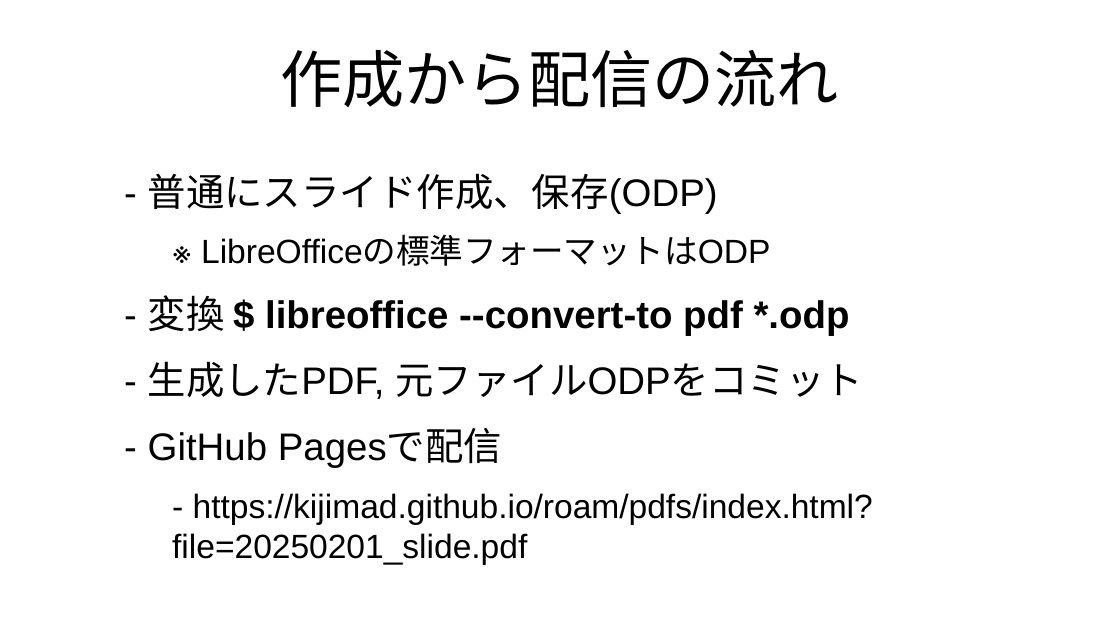
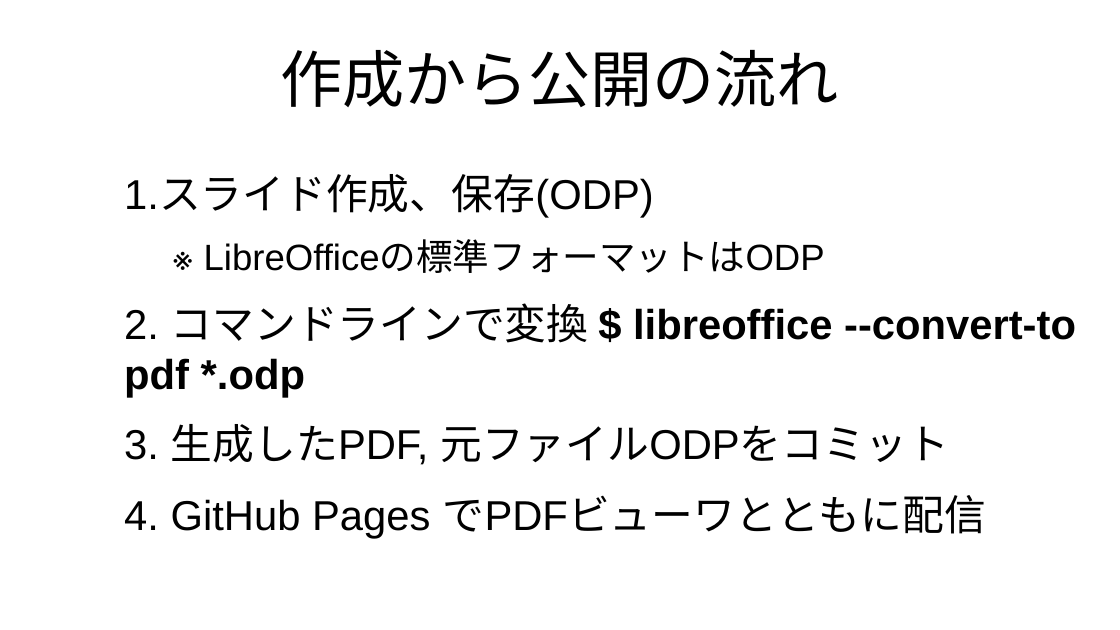
Before and after one commit to kijimaD/roam-ui, a slide deck: slide 10 of pages/pdfs/20250201_slide.odp. Drawn at 1120x630 pixels with LibreOffice and Linux fonts; fonts in the diff are those of the drawing. Boxes give left, top, right and bottom in pixels: in the first picture for what was removed or moved away, otherwise in the second. Text is boxed around its words. In the diff, an @@ line names an element or a change of style, - is before the commit and + after.

```diff
--- a/pages/pdfs/20250201_slide.odp
+++ b/pages/pdfs/20250201_slide.odp
@@ title at <box>280,50,839,107</box>: text changed @@
-作成から配信の流れ
+作成から公開の流れ
@@ text "1.スライド作成、保存(ODP)" at <box>124,176,1076,538</box>: size 23.8 to 25.9 pt in "※ LibreOfficeの標準フォーマットはODP" @@
@@ text at <box>124,176,654,218</box>: text changed; size 27.2 to 29.6 pt @@
-- 普通にスライド作成、保存(ODP)
+1.スライド作成、保存(ODP)
@@ text at <box>124,303,1076,538</box>: text changed; size 27.2 to 29.6 pt @@
-- 変換 $ libreoffice --convert-to pdf *.odp
-- 生成したPDF, 元ファイルODPをコミット
-- GitHub Pagesで配信
-  - https://kijimad.github.io/roam/pdfs/index.html?file=20250201_slide.pdf
+2. コマンドラインで変換 $ libreoffice --convert-to pdf *.odp
+3. 生成したPDF, 元ファイルODPをコミット
+4. GitHub Pages でPDFビューワとともに配信
```
Also in this commit, not shown: 8 other slides changed, 1 slide added, 2 slides removed, 2 other files.
